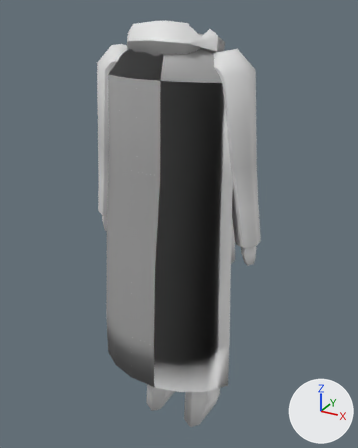
A saved change to the glTF model art/models/chr_warden.glb.
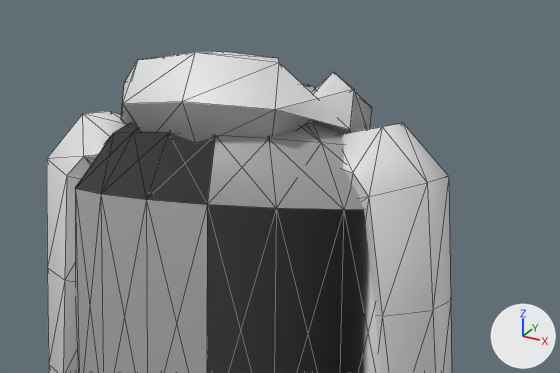
Each version appears first whole from a 50 mm lens placed at (0.817, -1.504, 1.642), pointed at (-0.002, -0.014, 0.897), and next in a close-up on the part from 22% to 84% of the width and 0% to 33% of the height. Arrows for +X, +Y and +Z are at lower right; the lights stay in place. The last two pictures show the newer version. The close-ups show mesh edges as thin lines. Vertices at exactly the same position are counted once.

The first close-up shows 'Body'.
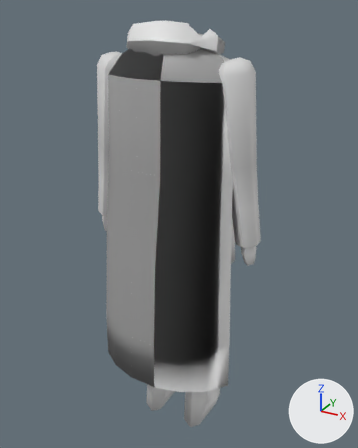
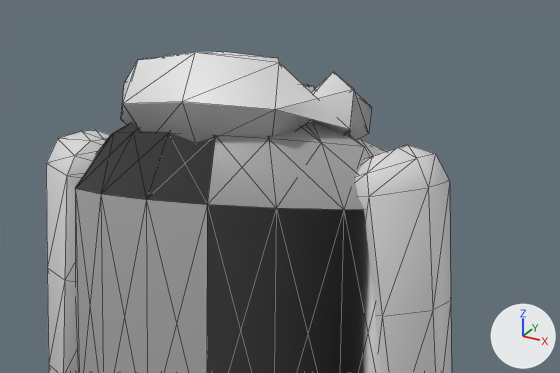
Edits to the bpy script that builds the scene:
```text
Change me_arml:
    where me_arml.from_pydata(...)  # 610 vertices, 1116 faces; spans x -0.33..0.33, y -0.28..0.16, z 0.0..1.6
    used by ob_body; location = (0.0, 0.0, 0.0)
    before: 0 (-0.14, -0.1, 1.48), 3 (-0.14, -0.03, 1.48), 42 (-0.14, -0.07, 1.48)
    before: 544 (0.14, -0.1, 1.48), 547 (0.14, -0.03, 1.48), 586 (0.14, -0.07, 1.48)
    me_arml part 1
    add for i in [0, 3, 42]: me_arml.vertices[i].co += Vector((-0.06, 0.0, 0.01))
    me_arml.vertices[1].co: (-0.14, -0.08, 1.51) -> (-0.22, -0.08, 1.5)  # not seen -> pixel (81, 131)
    me_arml.vertices[2].co: (-0.14, -0.05, 1.51) -> (-0.22, -0.05, 1.5)  # not seen -> pixel (95, 129)
    me_arml.vertices[4].co: (-0.14, -0.05, 1.45) -> (-0.17, -0.05, 1.48)
    me_arml.vertices[5].co: (-0.14, -0.08, 1.45) -> (-0.17, -0.08, 1.48)
    me_arml.vertices[6].co: (-0.19, -0.13, 1.48) -> (-0.21, -0.12, 1.48)  # pixel (83, 156) -> pixel (74, 155)
    me_arml.vertices[7].co: (-0.21, -0.1, 1.53) -> (-0.25, -0.1, 1.49)  # pixel (82, 113) -> pixel (57, 138)
    me_arml.vertices[8].co: (-0.21, -0.04, 1.53) -> (-0.25, -0.04, 1.49)  # pixel (109, 111) -> not seen
    me_arml.vertices[9].co: (-0.19, 0.0, 1.48) -> (-0.21, -0.01, 1.48)
    me_arml.vertices[10].co: (-0.17, -0.04, 1.43) -> (-0.16, -0.04, 1.46)
    me_arml.vertices[11].co: (-0.17, -0.1, 1.43) -> (-0.16, -0.1, 1.46)
    me_arml part 2
    add for i in [544, 547, 586]: me_arml.vertices[i].co += Vector((0.06, 0.0, 0.01))
    me_arml.vertices[545].co: (0.14, -0.08, 1.45) -> (0.17, -0.08, 1.48)
    me_arml.vertices[546].co: (0.14, -0.05, 1.45) -> (0.17, -0.05, 1.48)
    me_arml.vertices[548].co: (0.14, -0.05, 1.51) -> (0.22, -0.05, 1.5)  # not seen -> pixel (407, 144)
    me_arml.vertices[549].co: (0.14, -0.08, 1.51) -> (0.22, -0.08, 1.5)  # not seen -> pixel (397, 147)
    me_arml.vertices[550].co: (0.19, -0.13, 1.48) -> (0.21, -0.12, 1.48)  # pixel (352, 172) -> pixel (366, 173)
    me_arml.vertices[551].co: (0.17, -0.1, 1.43) -> (0.16, -0.1, 1.46)
    me_arml.vertices[552].co: (0.17, -0.04, 1.43) -> (0.16, -0.04, 1.46)
    me_arml.vertices[553].co: (0.19, 0.0, 1.48) -> (0.21, -0.01, 1.48)
    me_arml.vertices[554].co: (0.21, -0.04, 1.53) -> (0.25, -0.04, 1.49)  # pixel (402, 122) -> pixel (435, 153)
    me_arml.vertices[555].co: (0.21, -0.1, 1.53) -> (0.25, -0.1, 1.49)  # pixel (382, 126) -> pixel (416, 158)
```

Location of each change, (x1, y1, x2, y2) in pixels of the close-ups (560 x 373 px; the box of a moved part takes in the faces that stretch with it):
'Body', reshaped
    before: (47, 51, 452, 373)
    after: (46, 51, 452, 373)
part 1 of me_arml, moved or reshaped
    before: (47, 111, 128, 179)
    after: (46, 130, 110, 178)
part 2 of me_arml, moved or reshaped
    before: (339, 123, 449, 198)
    after: (356, 145, 449, 197)
